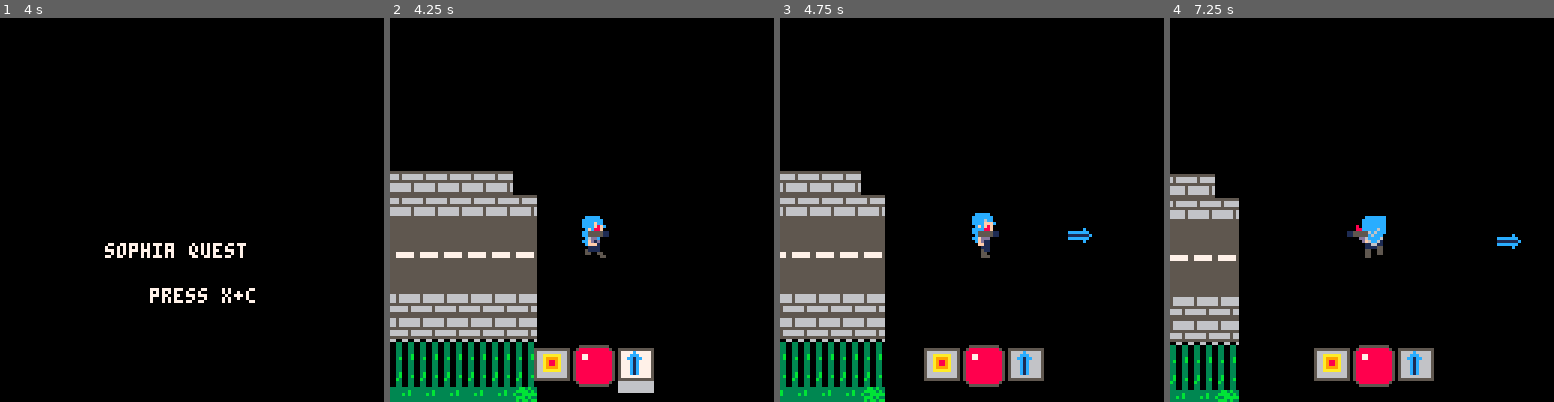
Above: before the commit, frames 1-4 (left to right).
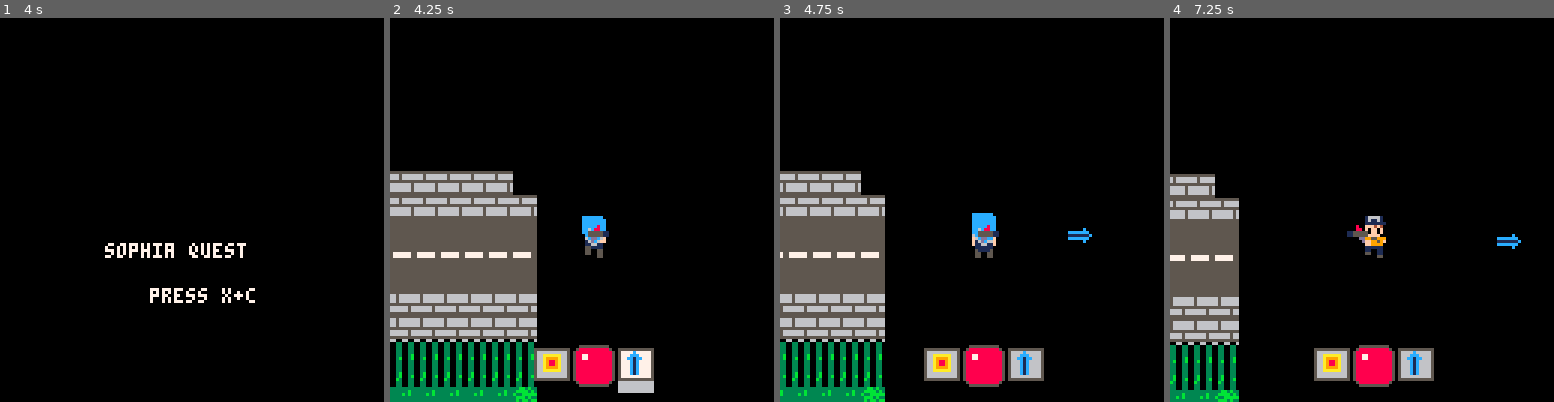
Above: after the commit, the same moments.

Repository: JasonHaenlin/pico-8-sophiaquest
Game: PICO-8 cartridge sophiaquest.p8
The game is run twice, just before and just after one commit, with the same random seed, the same clock (stepped at 60 frames per second) and the same inputs.
Inputs:
- Up to frame 1 (4 s): tap X (X key) at 0.33, 1.07, 1.85, 2.97 s; tap O (Z key) at 0.7, 1.7, 2.1, 2.5, 2.9, 3.3, 3.7 s; hold Right 1.6-2.1 s; hold Up 2.15-2.42 s; hold Right 2.47-3.03 s; hold Left 3.08-3.58 s; hold Down 3.63-3.97 s
- Up to frame 2 (4.25 s): hold Right from 4.02 s (still down); tap X (X key) at 4.08 s; tap O (Z key) at 4.1 s
- Up to frame 3 (4.75 s): tap O (Z key) at 4.5 s; release Right at 4.68 s; hold Up from 4.73 s (still down)
- Up to frame 4 (7.25 s): tap O (Z key) every 0.4 s from 4.9 to 6.9 s; release Up at 5.03 s; hold Left 5.08-5.68 s; tap X (X key) at 5.2, 6.32 s; hold Down 5.73-6.03 s; hold Right 6.08-6.58 s; hold Right 6.63-7.13 s; hold Up from 7.18 s (still down)

Frame 1 is identical in both runs. In frame 2, 0.4% of the frame differs, in the area x 0-57%, y 51-63%; in frame 3, 0.4%; in frame 4, 0.6%, in the area x 3-57%, y 51-64%.

Commit message:
james bond

Diff:
--- a/sophiaquest.p8
+++ b/sophiaquest.p8
@@ -83,8 +83,8 @@
  g_p = make_actor(333, 85, 129, player, l_player, up)
  g_p.weapon = g_items[5]
  g_p.anim = stay
- g_p.walk = make_anim(walk, create_direction_frames(161, 129, 161, 129, 162, 160), 1/5)
- g_p.stay = make_anim(stay, create_direction_frames(129, 129, 129, 129, 130, 128), 1/5)
+ g_p.walk = make_anim(walk, create_direction_frames(162, 130, 162, 130, 163, 161), 1/5)
+ g_p.stay = make_anim(stay, create_direction_frames(130, 130, 130, 130, 131, 129), 1/5)
  g_p.cd = 0
  g_p.cdfx = 0
  g_p.box = {x1 = 0, y1 = 1, x2 = 7, y2 = 14}
@@ -103,7 +103,7 @@
  make_weapons()
  make_player()
  make_map_items()
- -- make_ennemies(nb_of_ennemis, {131})
+ -- make_ennemies(nb_of_ennemis, {132})
 end
 
 function make_map_items()
@@ -974,19 +974,19 @@
 end
 
 __gfx__
-eeeeeeee7777777733bb3b33517711550000000075577557a555555a550000000000000000000055001111111111111111111100cccccccc0555555555555550
-eeeeeeee555555553bbbb3b3617171660cc7ccc075577557a55555a500666666666666666666660050dddddddddddddddddddd05cccccccc0000000000000000
-ee7ee7ee55555555b33bbbbb617711660c7cccc075577557a5555a55060000000000000000000060501111111111111111111105ccc77ccc0555555555555550
-eee77eee777777773bbb3b33517171550cccccc075577557a555a555076066606660666066606670501111111111111111111105cccccccc0555555555555550
-eee77eee777777773b3bb3bb617711650cccccc075577557a55a555507060606060606060606067050dddddddddddddddddddd05cccccccc0000000000000000
-ee7ee7ee55555555bbb3bbb3611111650cccc7c075577557a5a55555076660666066606660666070501111111111111111111105cccccccc0555555555555550
-eeeeeeee5555555533bb3bbb617171650ccc7cc075577557aa555555070606060606060606060670501111111111111111111105c77ccc7c0555555555555550
-eeeeeeee777777773b3bbbb3517771550cccccc075577557a555555507606660666066606660667050dddddddddddddddddddd05cccccccc0000000000000000
-600660065555555555555555511111550c5555c05557755555575555070606060606060606060670501111111111111111111105ccca91cceeeeeeeeeeeeeeee
+eeeeeeee5555555533bb3b33517711550000000057557557a555555a550000000000000000000055001111111111111111111100cccccccce55555555555555e
+eeeeeeee777777773bbbb3b3617171660cc7ccc057557557a55555a500666666666666666666660050dddddddddddddddddddd05cccccccceeeeeeeeeeeeeeee
+ee7ee7ee55555555b33bbbbb617711660c7cccc057557557a5555a55060000000000000000000060501111111111111111111105ccc77ccce55555555555555e
+eee77eee555555553bbb3b33517171550cccccc057557557a555a555076066606660666066606670501111111111111111111105cccccccce55555555555555e
+eee77eee777777773b3bb3bb617711650cccccc057557557a55a555507060606060606060606067050dddddddddddddddddddd05cccccccceeeeeeeeeeeeeeee
+ee7ee7ee55555555bbb3bbb3611111650cccc7c057557557a5a55555076660666066606660666070501111111111111111111105cccccccce55555555555555e
+eeeeeeee5555555533bb3bbb617171650ccc7cc057557557aa555555070606060606060606060670501111111111111111111105c77ccc7ce55555555555555e
+eeeeeeee777777773b3bbbb3517771550cccccc057557557a555555507606660666066606660667050dddddddddddddddddddd05cccccccceeeeeeeeeeeeeeee
+6ee66ee65555555555555555511111550c5555c05557755555575555070606060606060606060670501111111111111111111105ccca91cceeeeeeeeeeeeeeee
 033003305555555555555555617771660c7cccc05557755555575555076660666066606660666070501111111111111111111105caaaa81ceeeeeeeeeeeeeeee
 033003305555555555555555617111660cccccc0555775555557555507060606060606060606067050dddddddddddddddddddd05aa990aa1eeeeeeeeeeeeeeee
-033003305777777555555555511771550cccccc05557755555575555076066606660666066606670501111111111111111111105aa990aa1eeeeeeeeeeeeeeee
-033003305777777555555555617771650cccccc05557755555575555070606060606060606060670501111111111111111111105caaaa81ceeeeeeeeeeeeeeee
+033003307777775555555555511771550cccccc05557755555575555076066606660666066606670501111111111111111111105aa990aa1eeeeeeeeeeeeeeee
+033003307777775555555555617771650cccccc05557755555575555070606060606060606060670501111111111111111111105caaaa81ceeeeeeeeeeeeeeee
 033003b05555555555555555666066650ccc7cc0555775555557555507666066606660666066607050dddddddddddddddddddd05ccca91cceeeeeeeeeeeeeeee
 03b003b05555555555555555666066650cc7ccc05557755555575555070606060606060606060670501111111111111111111105cccccccceeeeeeeeeeeeeeee
 03300330555555555555555555505555555555555555555555575555076066606660666066606670501111111111111111111105cccccccceeeeeeeeeeeeeeee
@@ -998,13 +998,13 @@
 0b3003303b3333b3bb8998bb3b2bbb2bb2bbb2bb3b8bbb8bb8bbb8bb070000000000000000000070501111111111111111111105eeeeeeeeeeeeeeeeeeeeeeee
 033003303b3333b33bb88bb3bbbbbbbbbbbbbbbbbbbbbbbbbbbbbbbb00666666666666666666660050dddddddddddddddddddd05eeeeeeeeeeeeeeeeeeeeeeee
 0330033033333333333bb3333bb2b444bbbb2bb33bb8b444bbbb8bb3060000000000000000000060555555555555555555555555eeeeeeeeeeeeeeeeeeeeeeee
-3333333333333333333333333bbbbb4bbbbbbbb33bbbbb4bbbbbbbb300000000333ee33336666663eceeeeee0000000044444444eeeeeeeeeeeeeeeeeeeeeeee
+3333333333333333333333333bbbbb4bbbbbbbb33bbbbb4bbbbbbbb300000000333ee33336666663eceeeeeeeeeeeeee44444444eeeeeeeeeeeeeeeeeeeeeeee
 3333888333333a333223223333b3b44bb44b3b3333b3b44bb44b3b330aaaaaa033a22a33355dd553ecceeeee5555555544444554eeeeeeeeeeeeeeeeeeeeeeee
-333338333333a9a3328282333b3bbb44b4bbb3b33b3bbb44b4bbb3b30a9999a03a8aa8a3355d5d53eccceeee0000000044444444eeeeeeeeeeeeeeeeeeeeeeee
+333338333333a9a3328282333b3bbb44b4bbb3b33b3bbb44b4bbb3b30a9999a03a8aa8a3355d5d53eccceeeeeeeeeeee44444444eeeeeeeeeeeeeeeeeeeeeeee
 3333383333333a3332888233b3bbbb4444bbbb3bb3bbbb4444bbbb3b0a9889a0e2a88a2e355565d3ecccceee5555555544444444eeeeeeeeeeeeeeeeeeeeeeee
-3333333333333333b28882b33333b344443b33333333b344443b33330a9889a0e2a88a2e35565dd3eccc1eee0000000044554454eeeeeeeeeeeeeeeeeeeeeeee
+3333333333333333b28882b33333b344443b33333333b344443b33330a9889a0e2a88a2e35565dd3eccc1eeeeeeeeeee44554454eeeeeeeeeeeeeeeeeeeeeeee
 3333333333833333bb282bb3333333444433333333333344443333330a9999a03a8aa8a331655553ecc1eeee5555555545554444eeeeeeeeeeeeeeeeeeeeeeee
-33333333382833333bbbbb33333334444443333333333444444333330aaaaaa033a22a333c155553ec1eeeee0000000044444444eeeeeeeeeeeeeeeeeeeeeeee
+33333333382833333bbbbb33333334444443333333333444444333330aaaaaa033a22a333c155553ec1eeeeeeeeeeeee44444444eeeeeeeeeeeeeeeeeeeeeeee
 333333333383333333bbb3333333344444433333333334444443333300000000333ee33335555553e1eeeeee5555555544444444eeeeeeeeeeeeeeeeeeeeeeee
 555555555555555555555555111111115555555555555555eeeeeeeeeeeeeeeeeeee99eeeec551eeeeeeeeeeeeeeeeeeeeeeeeeeeeeeeeeeeeeeeeeeee5665ee
 56666666656666666566666561555516558aaaaaaaaaa855eeeeeeeeeeeeeee99eee9eeeeeec551eeeeeeeeeeeeeeeeeeeeeeeeeeeeeeeeeeee58e58e568865e
